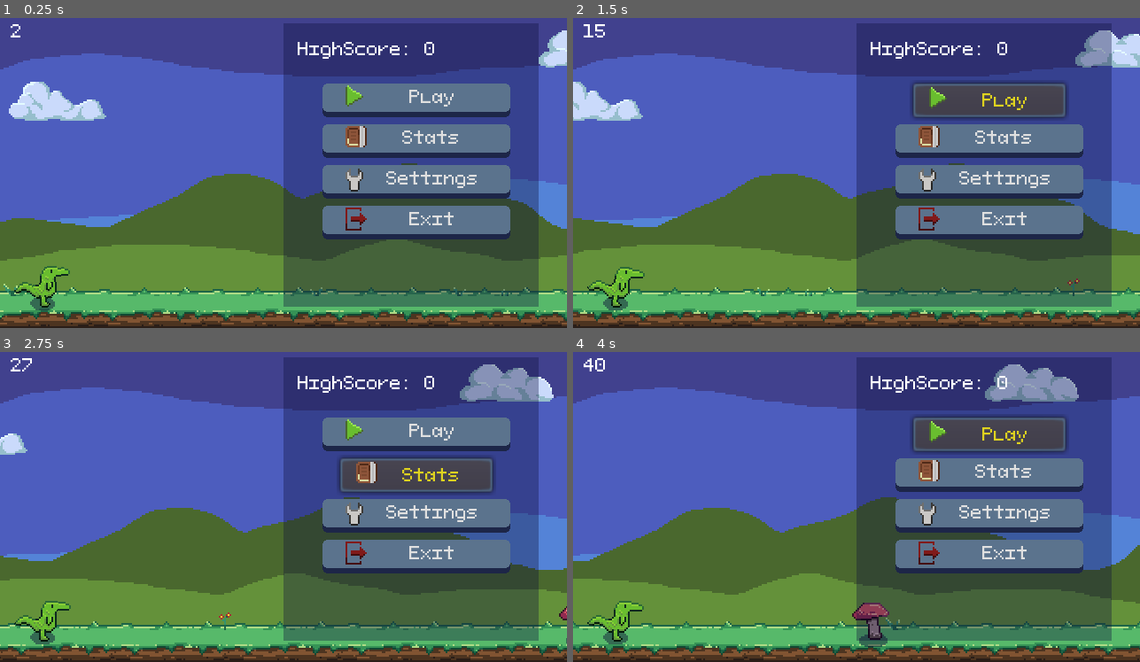
Above: before the commit, frames 1-4 (two rows, left to right).
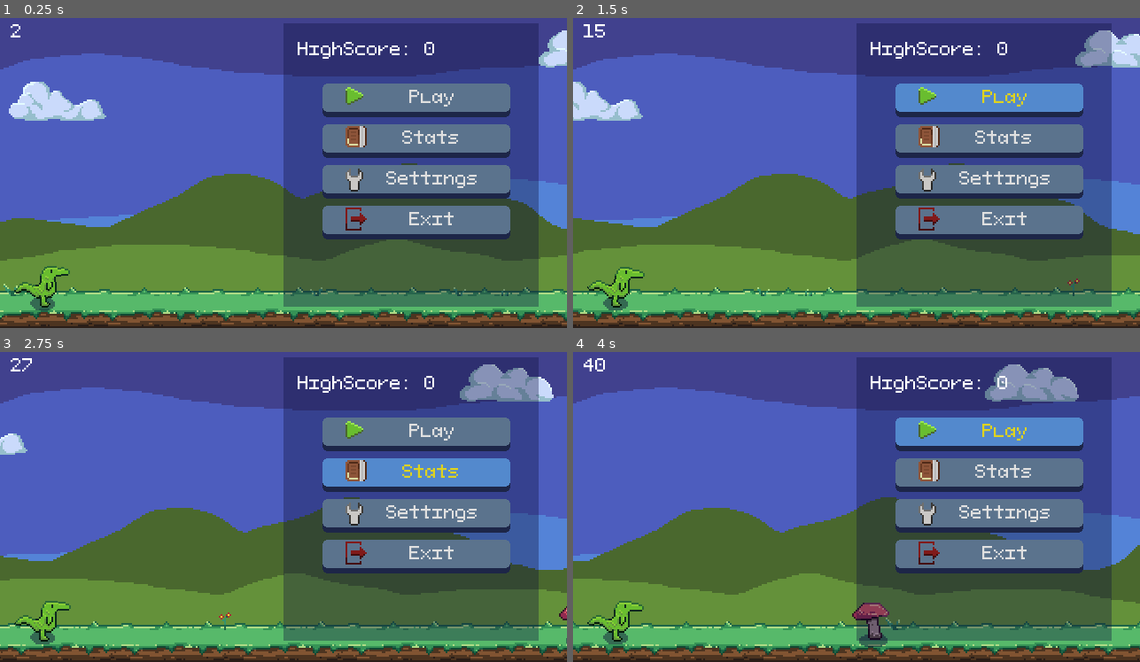
Above: after the commit, the same moments.

Repository: zMenta/DinosaurRun
Game: Godot game, scene res://main/Main.tscn
The game is run twice, just before and just after one commit, with the same random seed, the same clock (stepped at 60 frames per second) and the same inputs.
Inputs:
- Up to frame 1 (0.25 s): no input
- Up to frame 2 (1.5 s): click "Play" at 0.5 s; click "Play" at 1.25 s
- Up to frame 3 (2.75 s): click "Stats" at 2 s
- Up to frame 4 (4 s): click "Stats" at 2.75 s; click "Play" at 3.5 s

The runs differ from the first frame. In frame 1, less than 0.1% of the frame differs, in the area x 60-65%, y 21-29%; in frame 2, 3.9%, in the area x 56-90%, y 20-33%; in frame 3, 3.9%; in frame 4, 3.9%.

Commit message:
basic buttom theme

Diff:
--- a/DinosaurRun/common/theme/main_theme.tres
+++ b/DinosaurRun/common/theme/main_theme.tres
@@ -1,4 +1,17 @@
-[gd_resource type="Theme" load_steps=2 format=2]
+[gd_resource type="Theme" load_steps=4 format=2]
+
+[sub_resource type="StyleBoxFlat" id=2]
+bg_color = Color( 0.329412, 0.541176, 0.807843, 1 )
+border_width_bottom = 3
+border_color = Color( 0.117647, 0.152941, 0.286275, 1 )
+corner_radius_top_left = 3
+corner_radius_top_right = 3
+corner_radius_bottom_right = 3
+corner_radius_bottom_left = 3
+expand_margin_left = 10.0
+expand_margin_right = 10.0
+anti_aliasing = false
+anti_aliasing_size = 0.01
 
 [sub_resource type="StyleBoxFlat" id=1]
 bg_color = Color( 0.360784, 0.454902, 0.556863, 1 )
@@ -13,6 +26,22 @@
 anti_aliasing = false
 anti_aliasing_size = 0.01
 
+[sub_resource type="StyleBoxFlat" id=3]
+bg_color = Color( 0.289398, 0.462149, 0.679688, 1 )
+border_width_top = 3
+border_color = Color( 0.117647, 0.152941, 0.286275, 1 )
+corner_radius_top_left = 3
+corner_radius_top_right = 3
+corner_radius_bottom_right = 3
+corner_radius_bottom_left = 3
+expand_margin_left = 10.0
+expand_margin_right = 10.0
+anti_aliasing = false
+anti_aliasing_size = 0.01
+
 [resource]
 Button/colors/font_color_hover = Color( 0.878431, 0.831373, 0.12549, 1 )
+Button/colors/font_color_pressed = Color( 0.773438, 0.736805, 0.187317, 1 )
+Button/styles/hover = SubResource( 2 )
 Button/styles/normal = SubResource( 1 )
+Button/styles/pressed = SubResource( 3 )
--- a/DinosaurRun/scenes/interface/menu/menu.tscn
+++ b/DinosaurRun/scenes/interface/menu/menu.tscn
@@ -51,7 +51,9 @@
 margin_top = 26.0
 margin_right = 86.0
 margin_bottom = 45.0
+focus_mode = 0
 theme = ExtResource( 1 )
+enabled_focus_mode = 0
 text = "Play"
 icon = SubResource( 1 )
 
@@ -59,7 +61,9 @@
 margin_top = 49.0
 margin_right = 86.0
 margin_bottom = 68.0
+focus_mode = 0
 theme = ExtResource( 1 )
+enabled_focus_mode = 0
 text = "Stats"
 icon = SubResource( 3 )
 
@@ -67,7 +71,9 @@
 margin_top = 72.0
 margin_right = 86.0
 margin_bottom = 91.0
+focus_mode = 0
 theme = ExtResource( 1 )
+enabled_focus_mode = 0
 text = "Settings"
 icon = SubResource( 2 )
 
@@ -75,6 +81,8 @@
 margin_top = 95.0
 margin_right = 86.0
 margin_bottom = 114.0
+focus_mode = 0
 theme = ExtResource( 1 )
+enabled_focus_mode = 0
 text = "Exit"
 icon = SubResource( 4 )
Binary file changed: DinosaurRun/scenes/interface/menu/menu_icons.png
